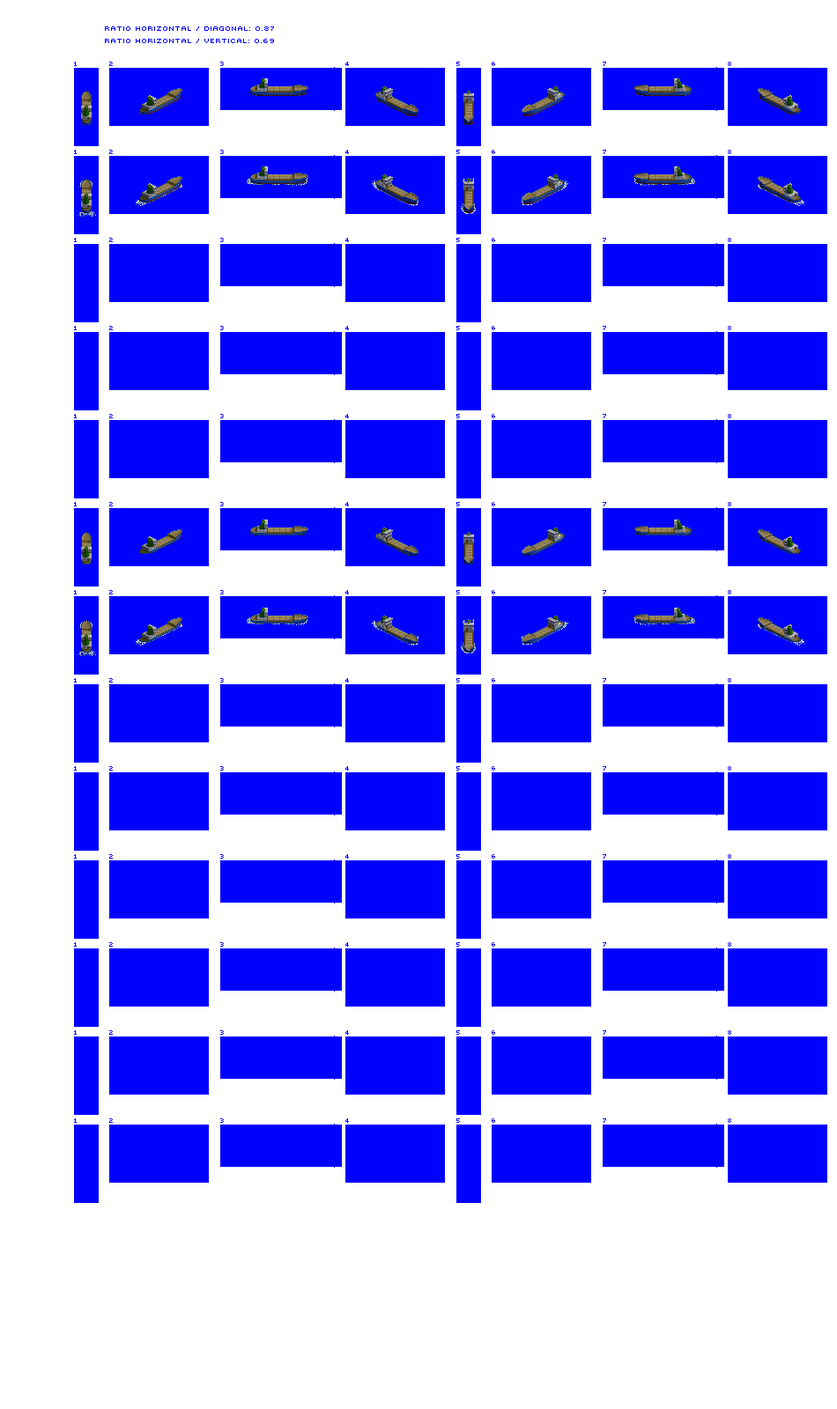
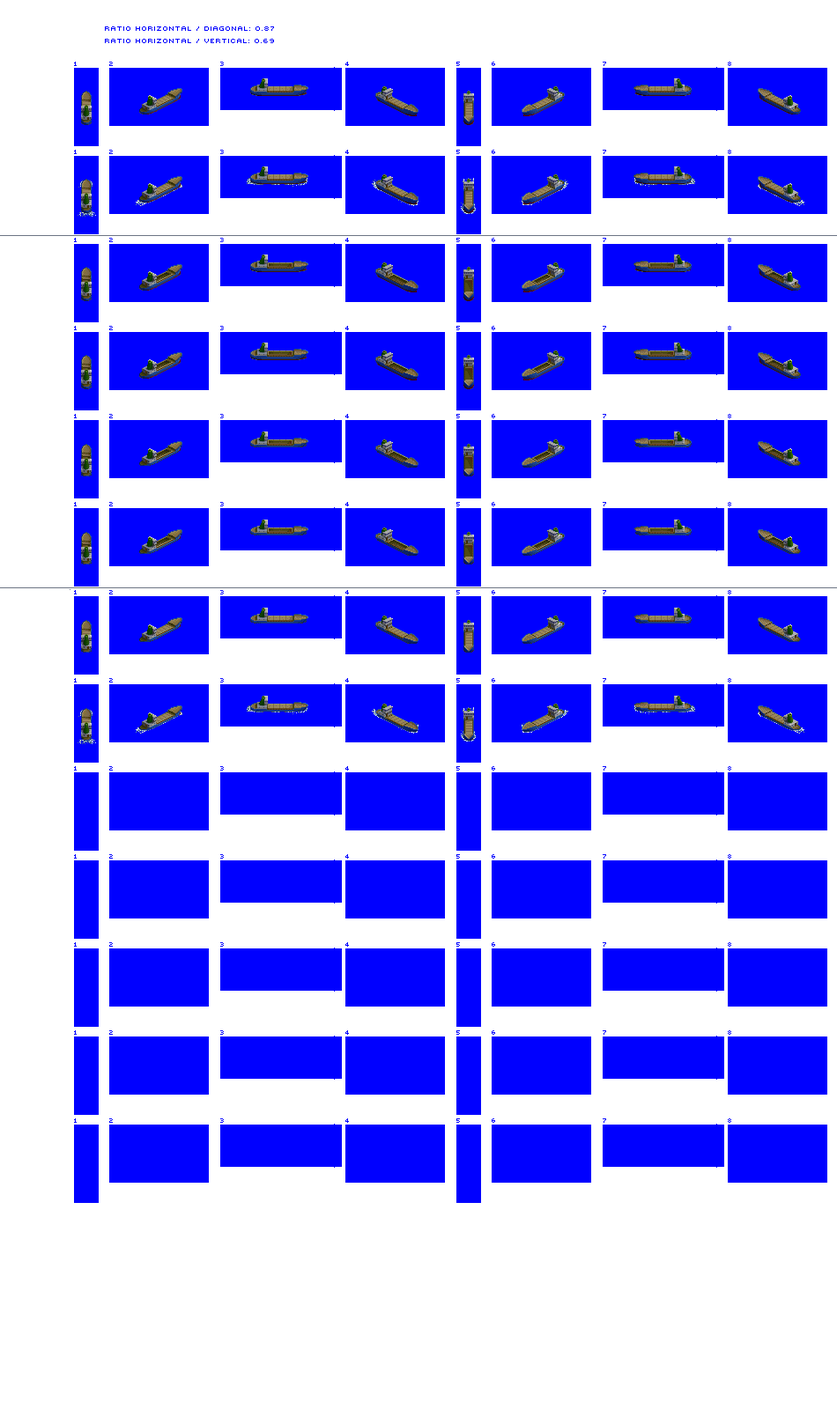
The second (837, 1409) image is a revision of the first. Changes to its layers:
renamed "Hatch covers" to "Hatch sides & covers", painted on it over [left=81, top=235, right=784, bottom=734]
painted on "Medium Trader" over [left=81, top=254, right=801, bottom=741]
painted on "prop / bow wash" over [left=77, top=617, right=805, bottom=745]
painted on "blue bg" over [left=0, top=235, right=837, bottom=591]
